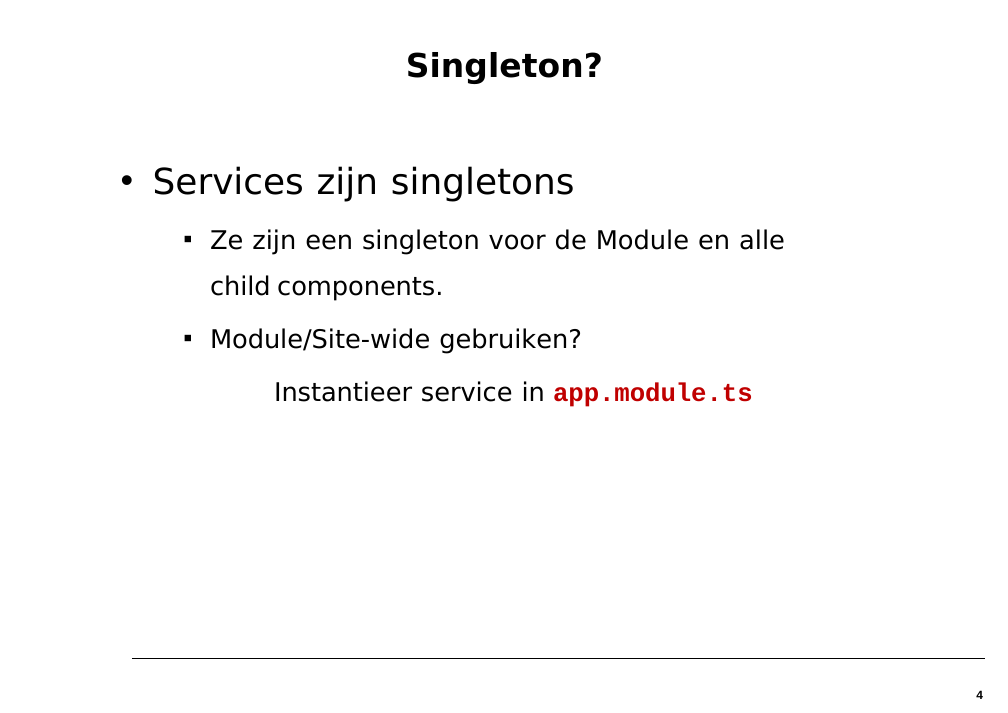
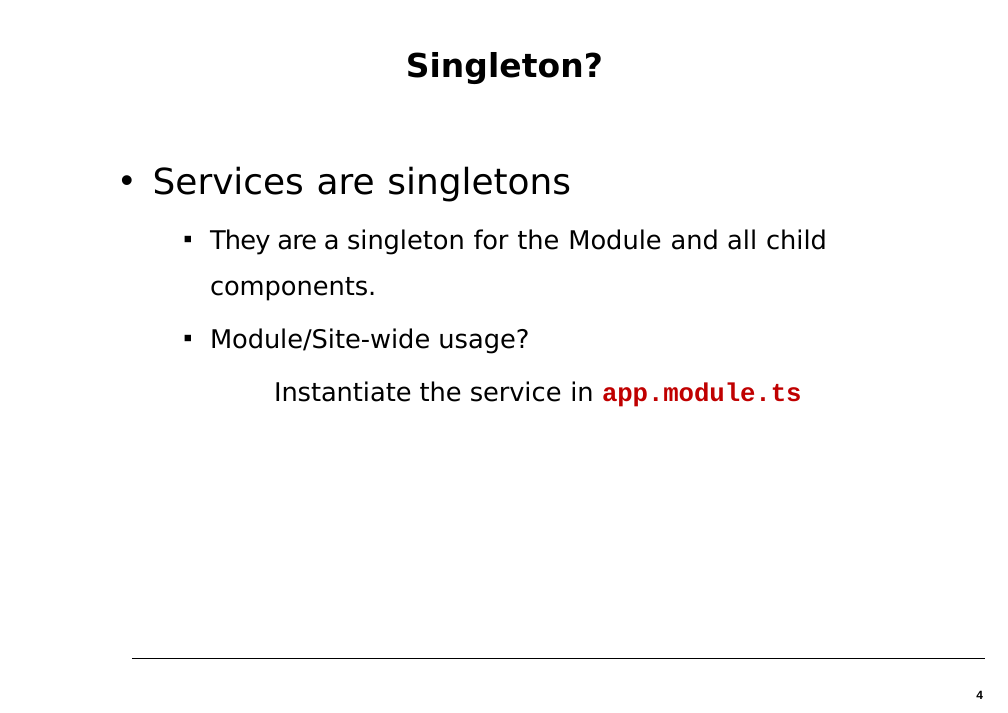
Before and after one commit to petereijgermans11/workshop-angular10, a slide deck: slide 3 of PPT/03- Angular Service.pptx. Drawn at 1008x713 pixels with LibreOffice and Linux fonts; fonts in the diff are those of the drawing. Boxes give left, top, right and bottom in pixels: in the first picture for what was removed or moved away, otherwise in the second. Text is boxed around its words. In the diff, an @@ line names an element or a change of style, - is before the commit and + after.

```diff
--- a/PPT/03- Angular Service.pptx
+++ b/PPT/03- Angular Service.pptx
@@ text at (153, 166, 827, 407): text changed @@
-• Services zijn singletons
-  ▪ Ze zijn een singleton voor de Module en alle child components.
-  ▪ Module/Site-wide gebruiken?
-  Instantieer service in app.module.ts
+• Services are singletons
+  ▪ They are a singleton for the Module and all child components.
+  ▪ Module/Site-wide usage?
+  Instantiate the service in app.module.ts
```
Also in this commit, not shown: 22 other slides changed, 2 slides added, 4 slides removed, 7 other files.
